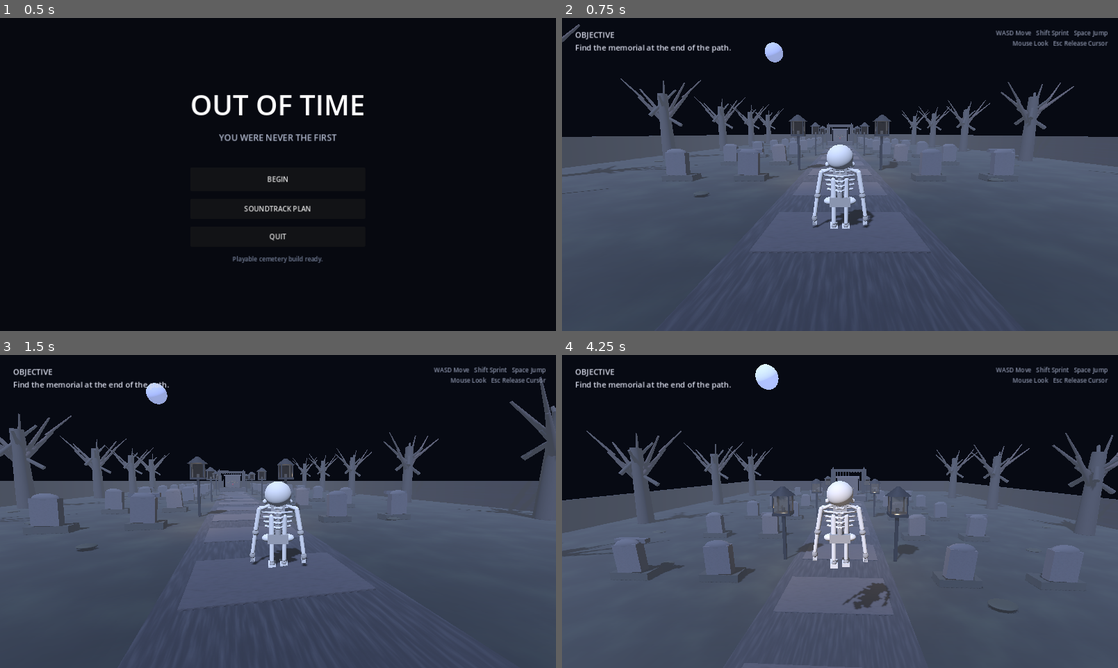
Above: before the commit, frames 1-4 (two rows, left to right).
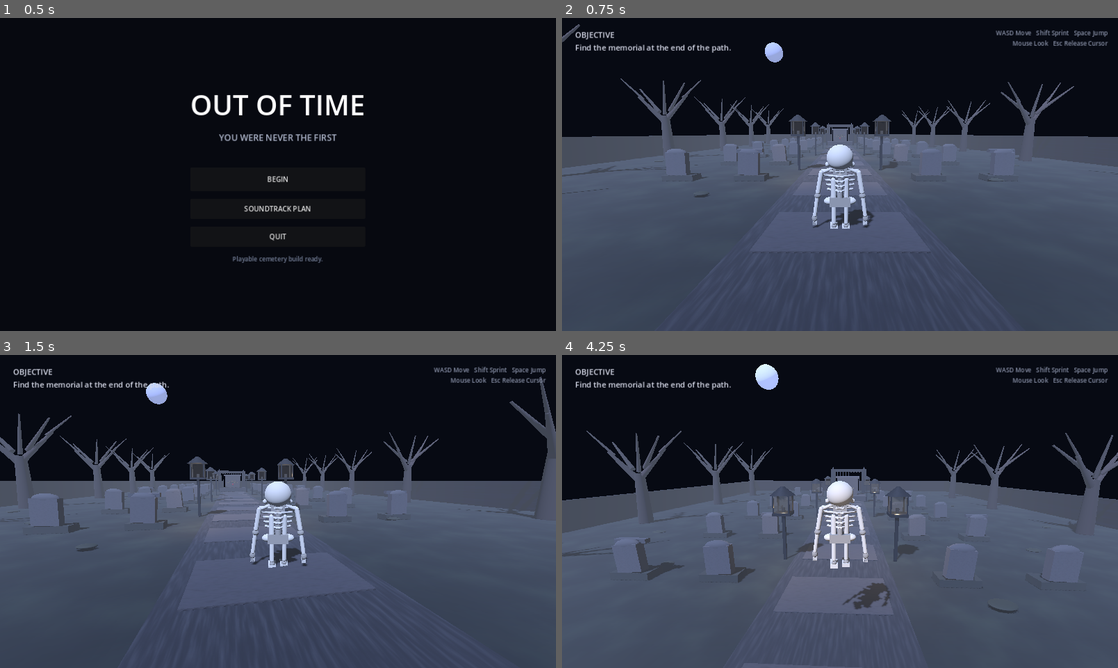
Above: after the commit, the same moments.

Repository: fuzeonspotify/outoftime
Game: Godot game, scene res://scenes/main.tscn
Two runs of this game, one before a commit and one after it. Both use one fixed random seed, a clock stepped at 60 frames per second and the inputs below.
Inputs (mouse positions are in pixels of both pictures, inside the frame that each line leads up to):
- Up to frame 1 (0.5 s): no input
- Up to frame 2 (0.75 s): click "BEGIN" at 0.5 s
- Up to frame 3 (1.5 s): tap Enter at 1.25 s; move the mouse to (305, 511) at 1.27 s; hold W (move_forward) from 1.28 s (still down); hold E (interact) from 1.28 s (still down)
- Up to frame 4 (4.25 s): keep holding W (move_forward); tap Space (jump) at 1.52, 2.27, 3.77 s; move the mouse to (812, 511) at 2.02 s; release E (interact) at 2.03 s; tap Shift (sprint) at 2.1, 3.6 s; move the mouse to (851, 505) at 2.77 s; hold E (interact) 2.78-3.53 s; move the mouse to (834, 517) at 3.52 s

Frame 1 is identical in both runs. In frame 2, 0.6% of the frame differs, in the area x 0-88%, y 22-51%; in frame 3, 0.9%, in the area x 0-100%, y 16-53%; in frame 4, 0.9%.
Error in both runs: Invalid assignment of property or key 'volume_linear' with value of type 'float' on a base object of type 'AudioStreamPlayer'. (res://scripts/audio/music_direc…

Commit message:
Remove overlapping primitive cemetery trees

Diff:
--- a/scenes/cemetery.tscn
+++ b/scenes/cemetery.tscn
@@ -7,6 +7,7 @@
 [ext_resource type="Script" path="res://scripts/world/environment_art_pass.gd" id="5_art"]
 [ext_resource type="Script" path="res://scripts/world/cemetery_woman_model.gd" id="6_woman"]
 [ext_resource type="Script" path="res://scripts/models/world_model_upgrade.gd" id="7_models"]
+[ext_resource type="Script" path="res://scripts/models/model_alignment_fixes.gd" id="8_alignment"]
 
 [node name="Cemetery" type="Node3D"]
 script = ExtResource("1_cemetery")
@@ -28,3 +29,6 @@
 
 [node name="WorldModelUpgrade" type="Node" parent="."]
 script = ExtResource("7_models")
+
+[node name="ModelAlignmentFixes" type="Node" parent="."]
+script = ExtResource("8_alignment")
Not shown: 1 places in scenes/cemetery.tscn that only renumber resources
